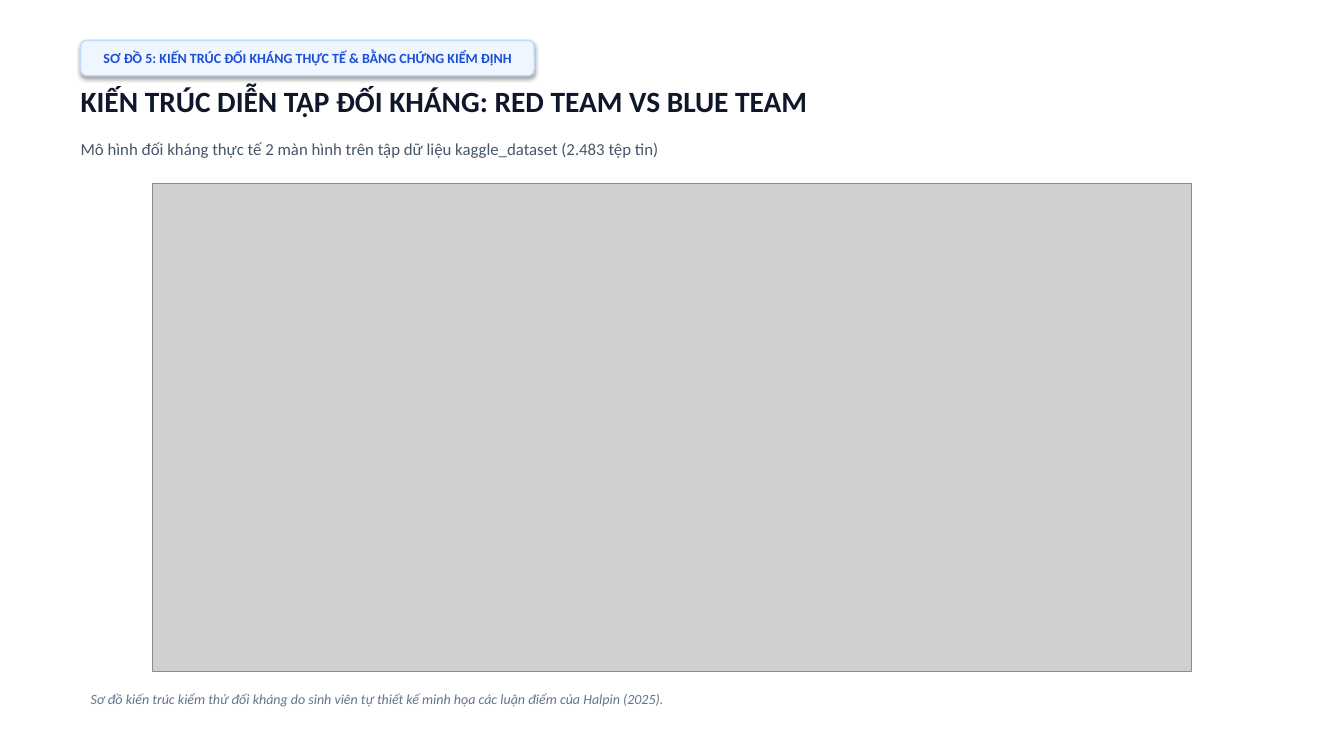
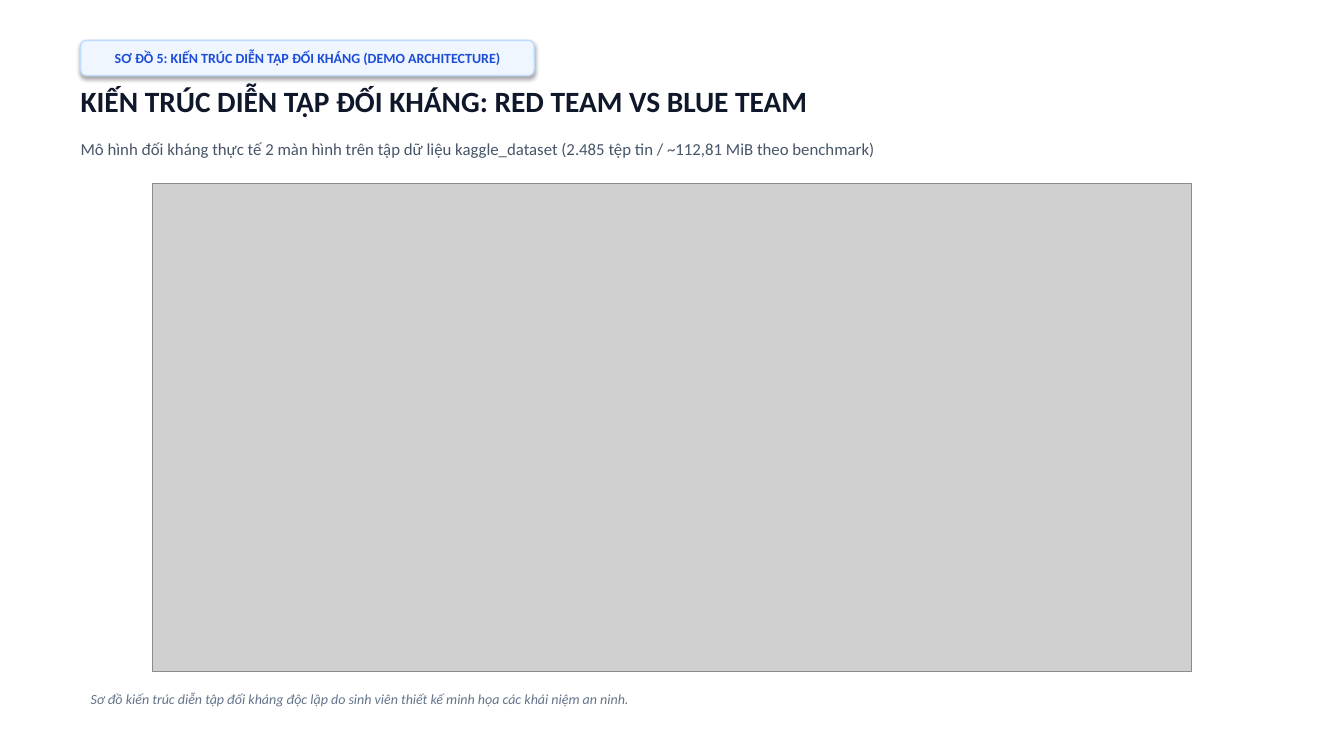
Before and after one commit to kietvo5924/ATBMHTTT_DT005_FileIntegrity, a slide deck: slide 13 of Bao_Cao_Giua_Ky_DT05_Final.pptx. Drawn at 1344x756 pixels with LibreOffice and Linux fonts; fonts in the diff are those of the drawing; grey boxes stand for pictures. Boxes give left, top, right and bottom in pixels: in the first picture for what was removed or moved away, otherwise in the second. Text is boxed around its words. In the diff, an @@ line names an element or a change of style, - is before the commit and + after.

```diff
--- a/Bao_Cao_Giua_Ky_DT05_Final.pptx
+++ b/Bao_Cao_Giua_Ky_DT05_Final.pptx
@@ text in rounded rectangle at (115,51,500,66): text changed @@
-SƠ ĐỒ 5: KIẾN TRÚC ĐỐI KHÁNG THỰC TẾ & BẰNG CHỨNG KIỂM ĐỊNH
+SƠ ĐỒ 5: KIẾN TRÚC DIỄN TẬP ĐỐI KHÁNG (DEMO ARCHITECTURE)
@@ text at (81,142,874,158): text changed @@
-Mô hình đối kháng thực tế 2 màn hình trên tập dữ liệu kaggle_dataset (2.483 tệp tin)
+Mô hình đối kháng thực tế 2 màn hình trên tập dữ liệu kaggle_dataset (2.485 tệp tin / ~112,81 MiB theo benchmark)
@@ text at (91,692,628,707): text changed @@
-Sơ đồ kiến trúc kiểm thử đối kháng do sinh viên tự thiết kế minh họa các luận điểm của Halpin (2025).
+Sơ đồ kiến trúc diễn tập đối kháng độc lập do sinh viên thiết kế minh họa các khái niệm an ninh.
```
Also in this commit, not shown: 6 other slides changed, 1 slide added, 1 slide removed, 8 other files.
